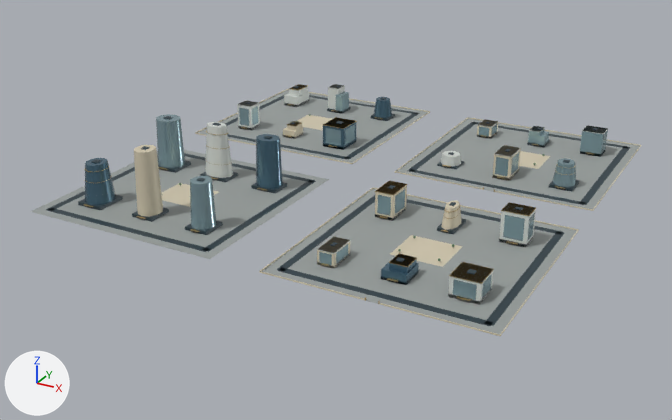
Two versions of the glTF model web/public/assets/3d/ampliworld/GC-CITY-2030/GC-TILE-09-11.glb, one commit apart.
Camera for both pictures: a 50 mm camera at (-333.0, 2695.0, 579.0) aimed at (-1018.0, 3941.0, -44.0). The axes (+X, +Y, +Z) are drawn at lower left. The lights are the same throughout. The picture after the commit comes second. Where no turn or scale is listed for an object, it has been applied to the vertices. Vertices at exactly the same position are counted once.

In view in the first picture: 'GC-TILE-09-11-blue', 'GC-TILE-09-11-dark', 'GC-TILE-09-11-glass', 'GC-TILE-09-11-gold', 'GC-TILE-09-11-ivory', 'GC-TILE-09-11-paving', 'GC-TILE-09-11-white' and 1 more.
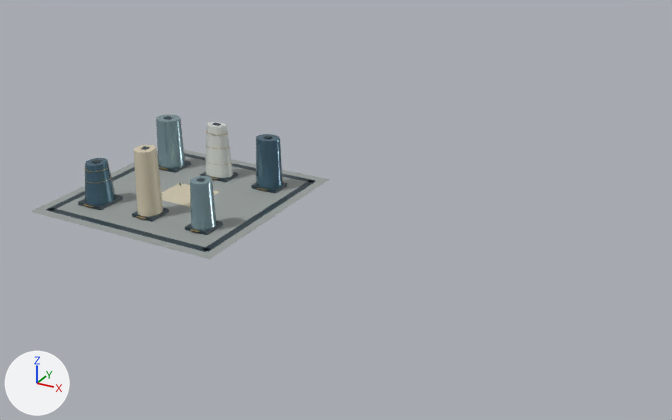
Location of each change, (x1, y1, x2, y2) in pixels of the pictures (672 x 420 px):
'GC-TILE-09-11-paving', reshaped (51% narrower, 55% shorter): before (31, 90, 640, 334); after (31, 150, 329, 259)
'GC-TILE-09-11-dark', reshaped (54% narrower, 43% shorter): before (47, 86, 630, 326); after (47, 116, 316, 252)
'GC-TILE-09-11-ivory', reshaped (83% narrower, 71% shorter): before (134, 89, 641, 336); after (134, 145, 218, 217)
'GC-TILE-09-11-glass', reshaped (86% narrower, 44% shorter): before (156, 92, 608, 300); after (156, 114, 217, 230)
'GC-TILE-09-11-blue', reshaped (41% narrower, 62% shorter): before (85, 97, 419, 285); after (85, 134, 283, 205)
'GC-TILE-09-11-white', reshaped (93% narrower, 74% shorter): before (205, 84, 608, 305); after (205, 122, 233, 178)
'GC-TILE-09-11-gold', reshaped (64% narrower, 53% shorter): before (84, 85, 593, 304); after (84, 130, 267, 232)
part 1 of me_mesh_0, deleted: before (198, 90, 428, 163)
part 2 of me_mesh_0, deleted: before (396, 118, 640, 210)
part 3 of me_mesh_0, deleted: before (262, 189, 577, 334)
part 4 of me_mesh_1, deleted: before (225, 86, 630, 326)
part 5 of me_mesh_2, deleted: before (195, 89, 641, 336)
part 6 of me_mesh_7, deleted: before (239, 92, 608, 300)
part 7 of me_mesh_5, deleted: before (241, 85, 593, 304)
part 8 of me_mesh_6, deleted: before (237, 84, 608, 305)
part 9 of me_mesh_8, deleted: before (374, 97, 392, 118)
part 10 of me_mesh_8, deleted (blue): before (381, 261, 419, 285)
part 11 of me_mesh_8, deleted: before (389, 254, 417, 273)
part 12 of me_mesh_8, deleted: before (323, 118, 356, 150)

What the commit changed:
me_mesh_0 is used by ob_gc_tile_09_11_paving; location (0.0, 0.0, 0.0).
me_mesh_0 had 32 vertices, 48 faces and spanned x -1379.0..-621.0, y 3621.0..4379.0, z 0.0.
me_mesh_0 now has 8 vertices, 12 faces and spans x -1379.0..-1041.0, y 3621.0..3959.0, z 0.0.
me_mesh_0 part 1: the loose piece of 8 vertices spanning x -1379.0..-1041.0, y 4041.0..4379.0, z 0.0 is deleted.
me_mesh_0 part 2: the loose piece of 8 vertices spanning x -959.0..-621.0, y 4041.0..4379.0, z 0.0 is deleted.
me_mesh_0 part 3: the loose piece of 8 vertices spanning x -959.0..-621.0, y 3621.0..3959.0, z 0.0 is deleted.
me_mesh_1 is used by ob_gc_tile_09_11_dark; location (0.0, 0.0, 0.0).
me_mesh_1 had 512 vertices, 768 faces and spanned x -1364.0..-636.0, y 3636.0..4364.0, z 0.0..108.0.
me_mesh_1 now has 128 vertices, 192 faces and spans x -1364.0..-1056.0, y 3636.0..3944.0, z 0.0..108.0.
me_mesh_1 part 4: 48 loose pieces with 384 vertices, spanning x -1364.0..-636.0, y 3636.0..4364.0, z 0.0..51.0, are deleted.
me_mesh_2 is used by ob_gc_tile_09_11_ivory; location (0.0, 0.0, 0.0).
me_mesh_2 had 244 vertices, 380 faces and spanned x -1380.0..-620.0, y 3620.0..4380.0, z 0.0..107.0.
me_mesh_2 now has 30 vertices, 52 faces and spans x -1250.0..-1170.0, y 3681.0..3826.0, z 0.0..107.0.
me_mesh_2 part 5: 25 loose pieces with 214 vertices, spanning x -1380.0..-620.0, y 3620.0..4380.0, z 0.0..43.0, are deleted.
me_mesh_5 is used by ob_gc_tile_09_11_gold; location (0.0, 0.0, 0.0).
me_mesh_5 had 956 vertices, 1644 faces and spanned x -1332.0..-668.0, y 3620.0..4324.0, z 0.0..92.0.
me_mesh_5 now has 444 vertices, 792 faces and spans x -1332.0..-1090.0, y 3672.0..3903.0, z 4.0..92.0.
me_mesh_5 part 7: 43 loose pieces with 512 vertices, spanning x -1319.0..-668.0, y 3620.0..4324.0, z 0.0..50.0, are deleted.
me_mesh_6 is used by ob_gc_tile_09_11_white; location (0.0, 0.0, 0.0).
me_mesh_6 had 148 vertices, 236 faces and spanned x -1326.0..-669.0, y 3678.0..4326.0, z 0.0..92.0.
me_mesh_6 now has 22 vertices, 40 faces and spans x -1234.0..-1186.0, y 3864.0..3900.0, z 5.0..92.0.
me_mesh_6 part 8: 14 loose pieces with 126 vertices, spanning x -1326.0..-669.0, y 3678.0..4326.0, z 0.0..50.0, are deleted.
me_mesh_7 is used by ob_gc_tile_09_11_glass; location (0.0, 0.0, 0.0).
me_mesh_7 had 386 vertices, 600 faces and spanned x -1334.0..-669.0, y 3678.0..4321.0, z 0.0..87.0.
me_mesh_7 now has 44 vertices, 80 faces and spans x -1334.0..-1092.0, y 3682.0..3904.0, z 5.0..87.0.
me_mesh_7 part 6: 41 loose pieces with 342 vertices, spanning x -1325.0..-669.0, y 3678.0..4321.0, z 0.0..44.0, are deleted.
me_mesh_8 is used by ob_gc_tile_09_11_blue; location (0.0, 0.0, 0.0).
me_mesh_8 had 90 vertices, 156 faces and spanned x -1331.0..-772.0, y 3676.0..4320.0, z 0.0..86.0.
me_mesh_8 now has 44 vertices, 80 faces and spans x -1331.0..-1088.0, y 3676.0..3901.0, z 5.0..86.0.
me_mesh_8 part 9: the loose piece of 22 vertices spanning x -1128.0..-1092.0, y 4284.0..4320.0, z 5.0..39.0 is deleted.
me_mesh_8 part 10: the loose piece of 8 vertices spanning x -808.0..-772.0, y 3682.0..3722.0, z 0.0..15.0 is deleted.
me_mesh_8 part 11: the loose piece of 8 vertices spanning x -800.0..-774.0, y 3689.0..3719.0, z 15.0..24.0 is deleted.
me_mesh_8 part 12: the loose piece of 8 vertices spanning x -1131.0..-1089.0, y 4097.0..4147.0, z 0.0..41.0 is deleted.
